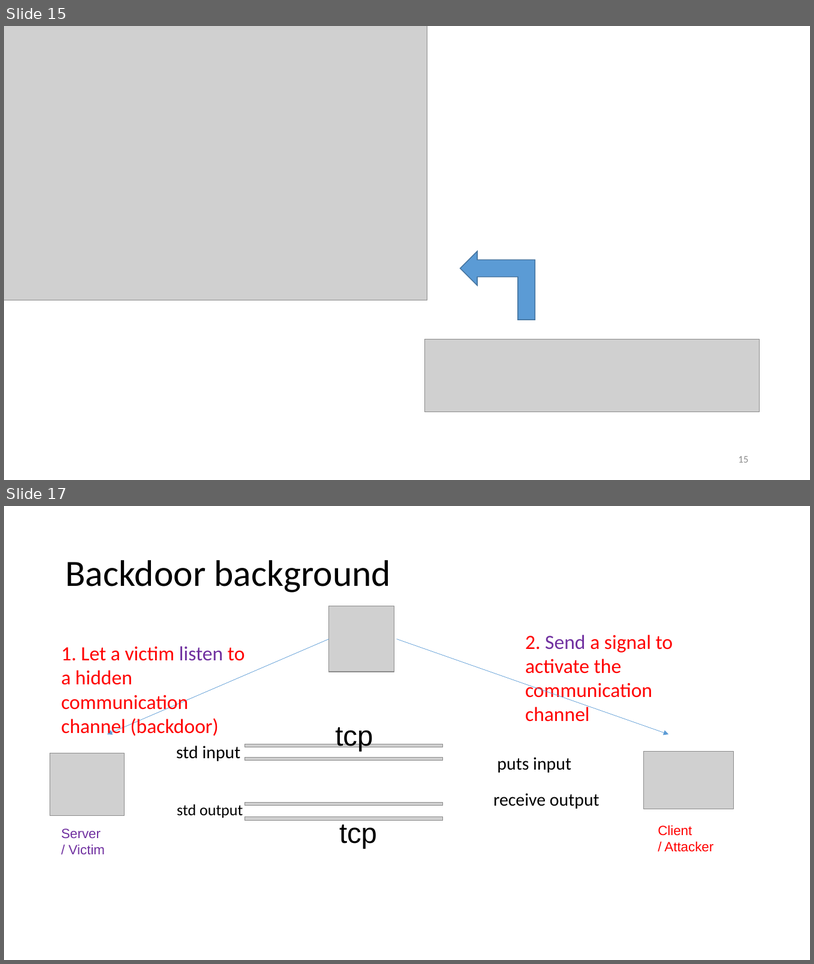
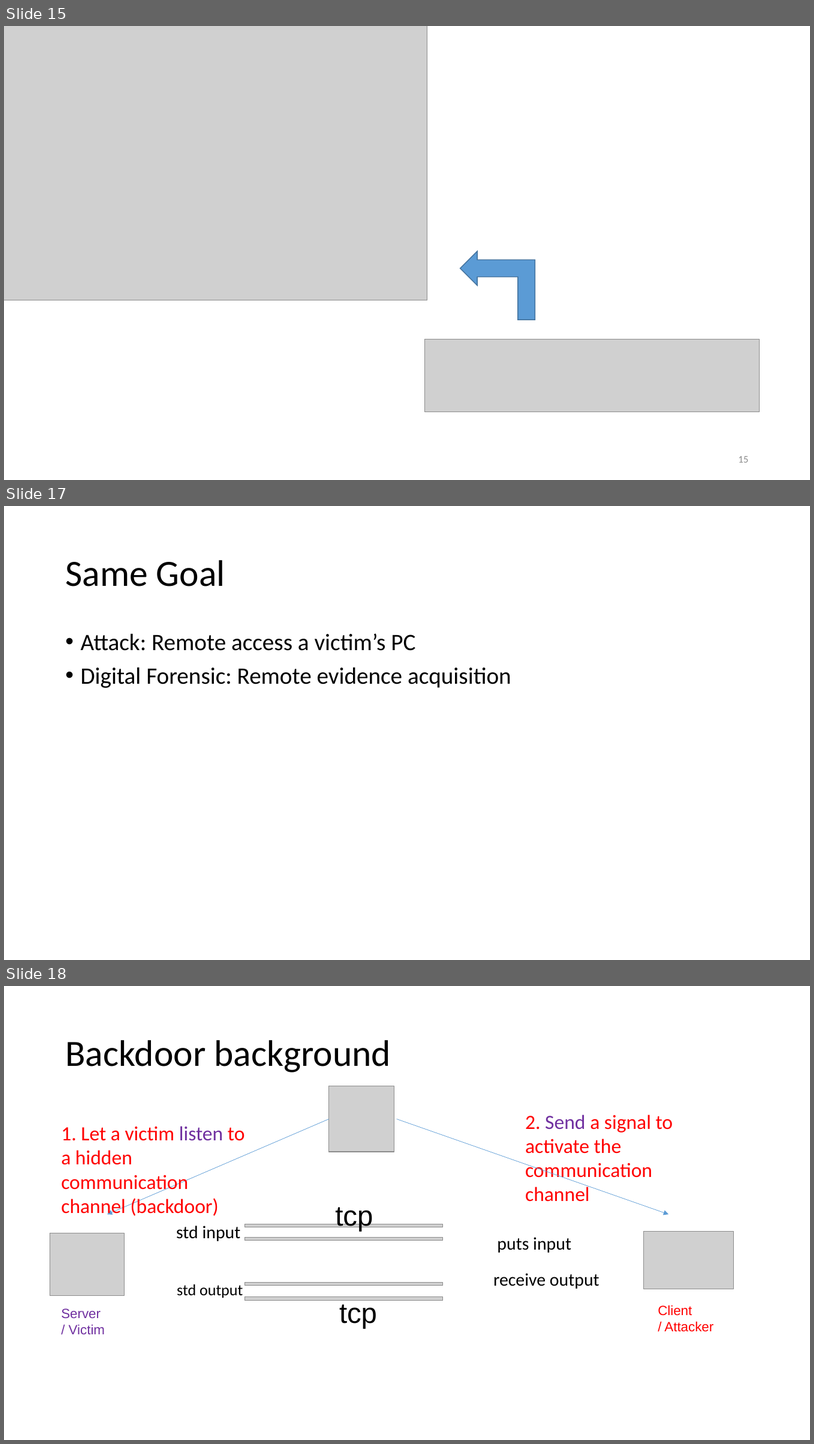
Before and after one commit to frankwxu/digital-forensics-lab, a slide deck: Basic_Computer_Skills_for_Forensics/4_Advanced_linux_command_line.pptx. Shown one above the other, each under a label of ours: slides 15 and 17 before the commit, slides 15, 17 and 18 after it; the slides between them are not shown. The pictures are 814x964 and 814x1444 pixels, drawn with LibreOffice and Linux fonts; fonts in the diff are those of the drawing; grey boxes stand for pictures; background and template pictures are left out. Boxes give left, top, right and bottom in pixels: in the first picture for what was removed or moved away, otherwise in the second. Text is boxed around its words. In the diff, an @@ line names an element or a change of style, - is before the commit and + after.

```diff
--- a/Basic_Computer_Skills_for_Forensics/4_Advanced_linux_command_line.pptx
+++ b/Basic_Computer_Skills_for_Forensics/4_Advanced_linux_command_line.pptx
@@ slide 17 added at <box>4,506,810,960</box>, background #FFFFFF @@
@@ title added at <box>65,560,225,586</box>, 44 pt, text #000000 @@
+Same Goal
@@ text added at <box>81,633,512,688</box>, 28 pt, text #000000 @@
+• Attack: Remote access a victim’s PC
+• Digital Forensic: Remote evidence acquisition
@@ what was slide 17 is now slide 18 @@
```
Also in this commit, not shown: 12 slides changed, 1 other slide added.
